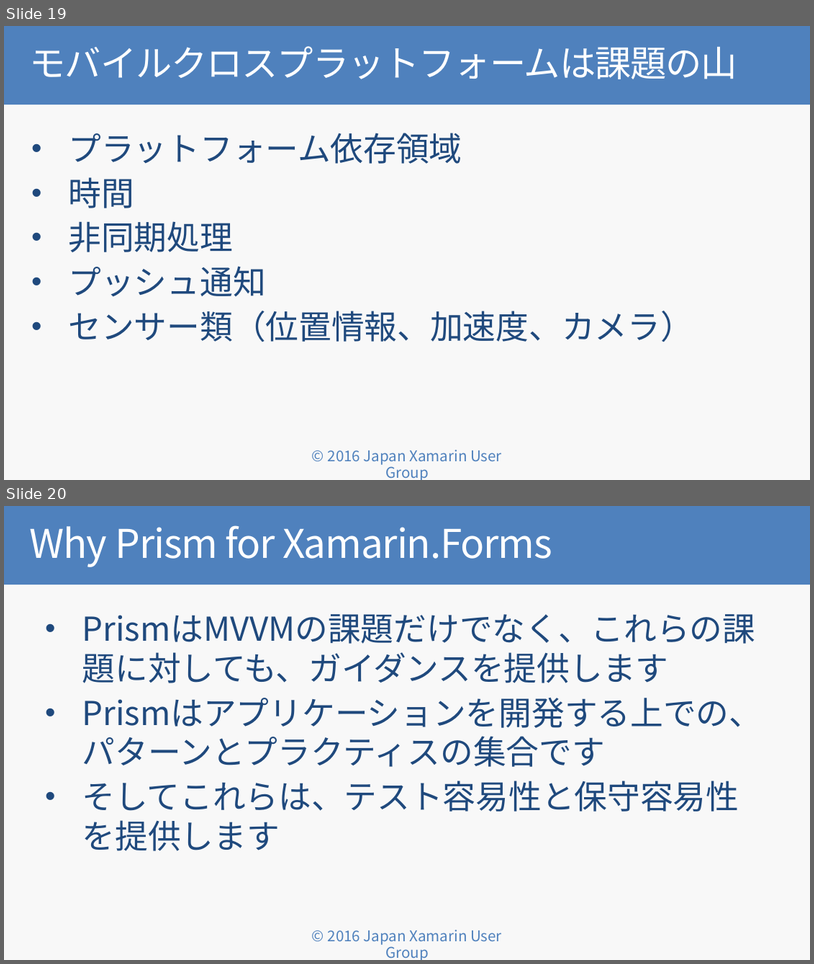
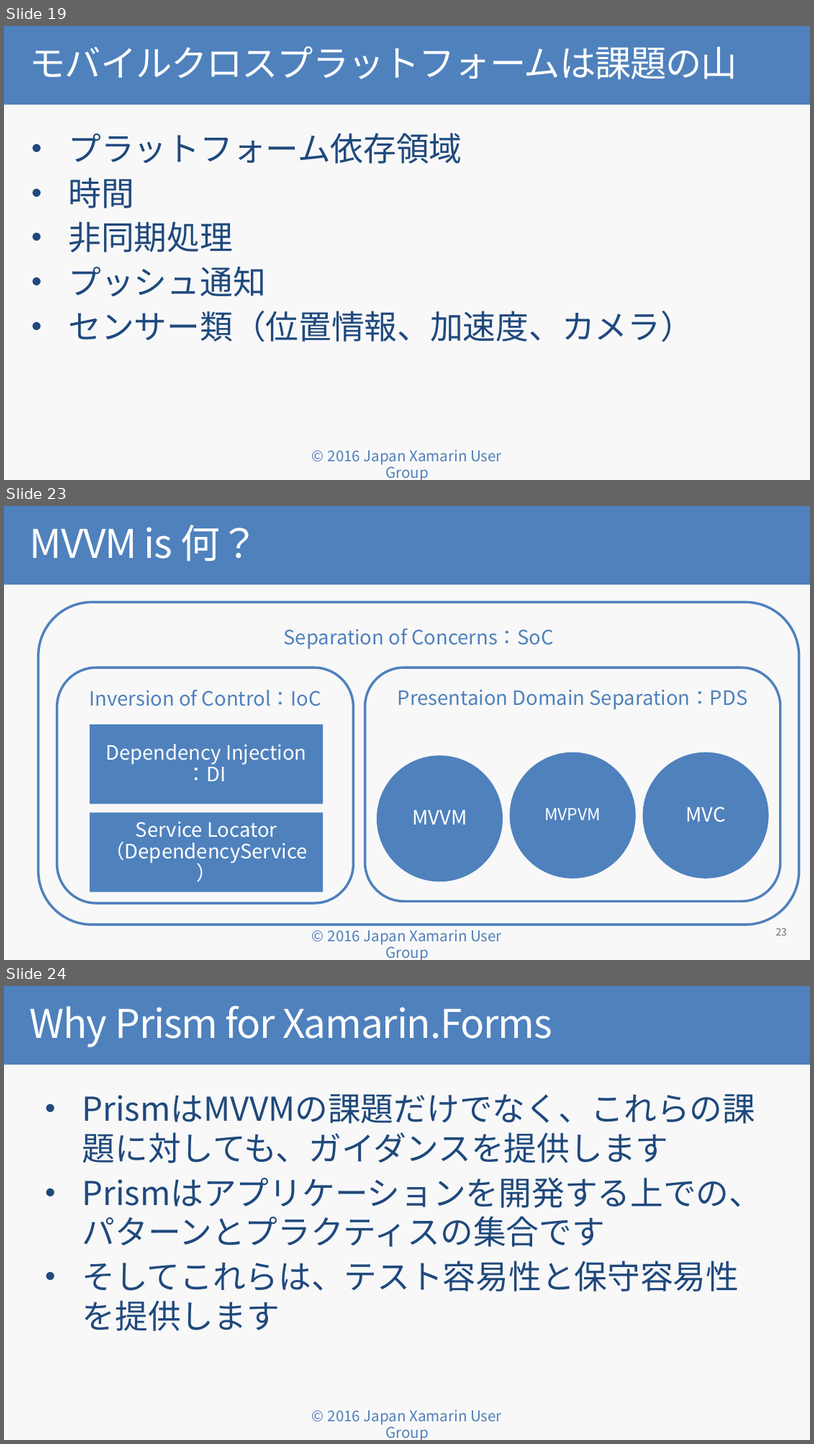
Before and after one commit to jxug/PrismAndMoqHansOn, a slide deck: docs/Why Prism for Xamarin.Forms.pptx. Shown one above the other, each under a label of ours: slides 19 and 20 before the commit, slides 19, 23 and 24 after it; the slides between them are not shown. The pictures are 814x964 and 814x1444 pixels, drawn with LibreOffice and Linux fonts; fonts in the diff are those of the drawing; background and template pictures are left out. Boxes give left, top, right and bottom in pixels: in the first picture for what was removed or moved away, otherwise in the second. Text is boxed around its words. In the diff, an @@ line names an element or a change of style, - is before the commit and + after.

```diff
--- a/docs/Why Prism for Xamarin.Forms.pptx
+++ b/docs/Why Prism for Xamarin.Forms.pptx
@@ slide 23 added at box(4, 506, 810, 960), background #F8F8F8; not listed: 1 template element that a slide beside it also shows @@
@@ title added at box(4, 506, 810, 585), fill #4F81BD, 48 pt, text #FFFFFF @@
+MVVM is 何？
@@ rounded rectangle added at box(39, 602, 800, 924), outline #4F81BD 3 pt, 24 pt, text #4F81BD @@
+Separation of Concerns：SoC
@@ rounded rectangle added at box(57, 667, 353, 903), outline #4F81BD 3 pt, 24 pt, text #4F81BD @@
+Inversion of Control：IoC
@@ rounded rectangle added at box(365, 667, 781, 901), outline #4F81BD 3 pt, 24 pt, text #4F81BD @@
+Presentaion Domain Separation：PDS
@@ rectangle added at box(90, 724, 324, 803), fill #4F81BD, 24 pt, text #FFFFFF @@
+Dependency Injection
+：DI
@@ ellipse added at box(377, 755, 503, 881), fill #4F81BD, 24 pt, text #FFFFFF @@
+MVVM
@@ ellipse added at box(509, 752, 636, 878), fill #4F81BD, 20 pt, text #FFFFFF @@
+MVPVM
@@ ellipse added at box(643, 752, 769, 878), fill #4F81BD, 24 pt, text #FFFFFF @@
+MVC
@@ rectangle added at box(90, 813, 324, 892), fill #4F81BD, 24 pt, text #FFFFFF @@
+Service Locator
+（DependencyService）
@@ page number added at box(777, 928, 787, 935), 12 pt, text #6D6D6D @@
+23
@@ what was slide 20 is now slide 24 @@
```
Also in this commit, not shown: 2 slides changed, 6 other slides added, 2 slides removed.
